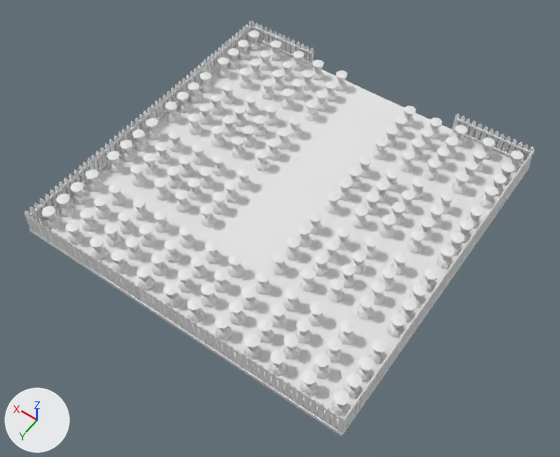
A saved change to the FBX model Content/Mesh/SM_carrot_field.fbx.
Camera for both pictures: a 50 mm camera at (-2.2, 9.63, 6.7) aimed at (0.87, 5.33, -0.06). Arrows for +X, +Y and +Z are at lower left; the lights stay in place. Where no turn or scale is listed for an object, it has been applied to the vertices.

In view in the first picture: 'SM_Karottenfeld.002'.
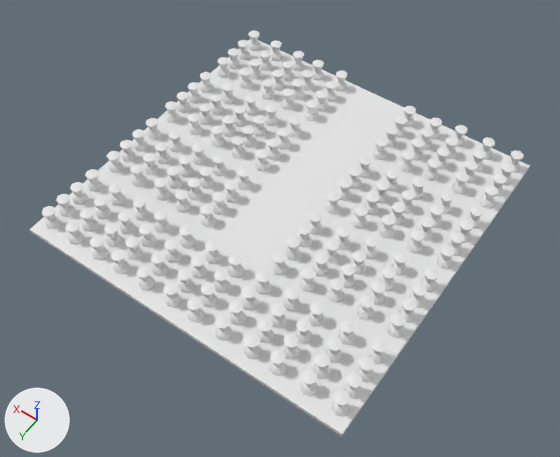
Boxes (x1, y1, x2, y2) around the edits, measured in the pictures (560 x 457 px):
```json
{"object": "SM_Karottenfeld.002", "change": "reshaped", "before": [25, 21, 535, 436], "after": [30, 30, 530, 436]}
{"part": 1, "of": "me_cube_275", "change": "deleted", "before": [25, 21, 535, 433]}
{"part": 2, "of": "me_cube_275", "change": "cut back", "before": [342, 285, 447, 435], "after": [342, 285, 447, 435]}
{"part": 3, "of": "me_cube_275", "change": "cut back", "before": [452, 113, 460, 132]}
{"part": 4, "of": "me_cube_275", "change": "cut back", "before": [30, 59, 208, 309], "after": [30, 230, 149, 309]}
```

Scene script edits in JSON lines:
```json
{"block": "me_cube_275", "where": "# used by ob_sm_karottenfeld_002; location = (-0.5, 6.505, 0.025)"}
{"op": "remove", "block": "me_cube_275", "code": "me_cube_275.from_pydata(...)  # 9958 vertices, 8832 faces; spans x -0.5..3.5, y -3.5..0.5, z 0.01..0.35"}
{"op": "add", "block": "me_cube_275", "code": "me_cube_275.from_pydata(...)  # 7662 vertices, 6788 faces; spans x -0.5..3.5, y -3.5..0.5, z 0.01..0.29"}
{"block": "me_cube_275", "change": "me_cube_275 part 1: 220 loose pieces with 2256 vertices, spanning x -0.5..3.5, y -3.5..0.5, z 0.01..0.35, are deleted"}
{"block": "me_cube_275", "change": "me_cube_275 part 2"}
{"block": "me_cube_275", "change": "10 vertices are removed from x -0.5..-0.48, y -0.5..-0.45, z 0.01..0.35"}
{"block": "me_cube_275", "change": "13 faces are deleted"}
{"block": "me_cube_275", "change": "4 new faces join them, mat_m_dreck_001 (white #e7e7e7)"}
{"block": "me_cube_275", "change": "me_cube_275 part 3"}
{"block": "me_cube_275", "change": "10 vertices are removed from x 0.45..0.5, y -3.5..-3.48, z 0.01..0.35"}
{"block": "me_cube_275", "change": "13 faces are deleted"}
{"block": "me_cube_275", "change": "4 new faces join them, mat_m_dreck_001 (white #e7e7e7)"}
{"block": "me_cube_275", "change": "me_cube_275 part 4"}
{"block": "me_cube_275", "change": "20 vertices are removed from x 2.5..3.5, y -2.55..0.5, z 0.01..0.35"}
{"block": "me_cube_275", "change": "26 faces are deleted"}
{"block": "me_cube_275", "change": "8 new faces join them, mat_m_dreck_001 (white #e7e7e7)"}
{"op": "remove", "block": "me_cube_275", "code": "me_cube_275.materials.append(mat_m_zaun)  # white #e7e7e7"}
{"op": "remove", "block": "me_cube_275", "code": "me_cube_275.materials.append(mat_m_zaun_008)  # white #e7e7e7"}
{"op": "remove", "block": "me_cube_275", "code": "me_cube_275.materials.append(mat_m_zaun_001)  # white #e7e7e7"}
{"op": "remove", "block": "me_cube_275", "code": "me_cube_275.materials.append(mat_m_zaun_004)  # white #e7e7e7"}
```
